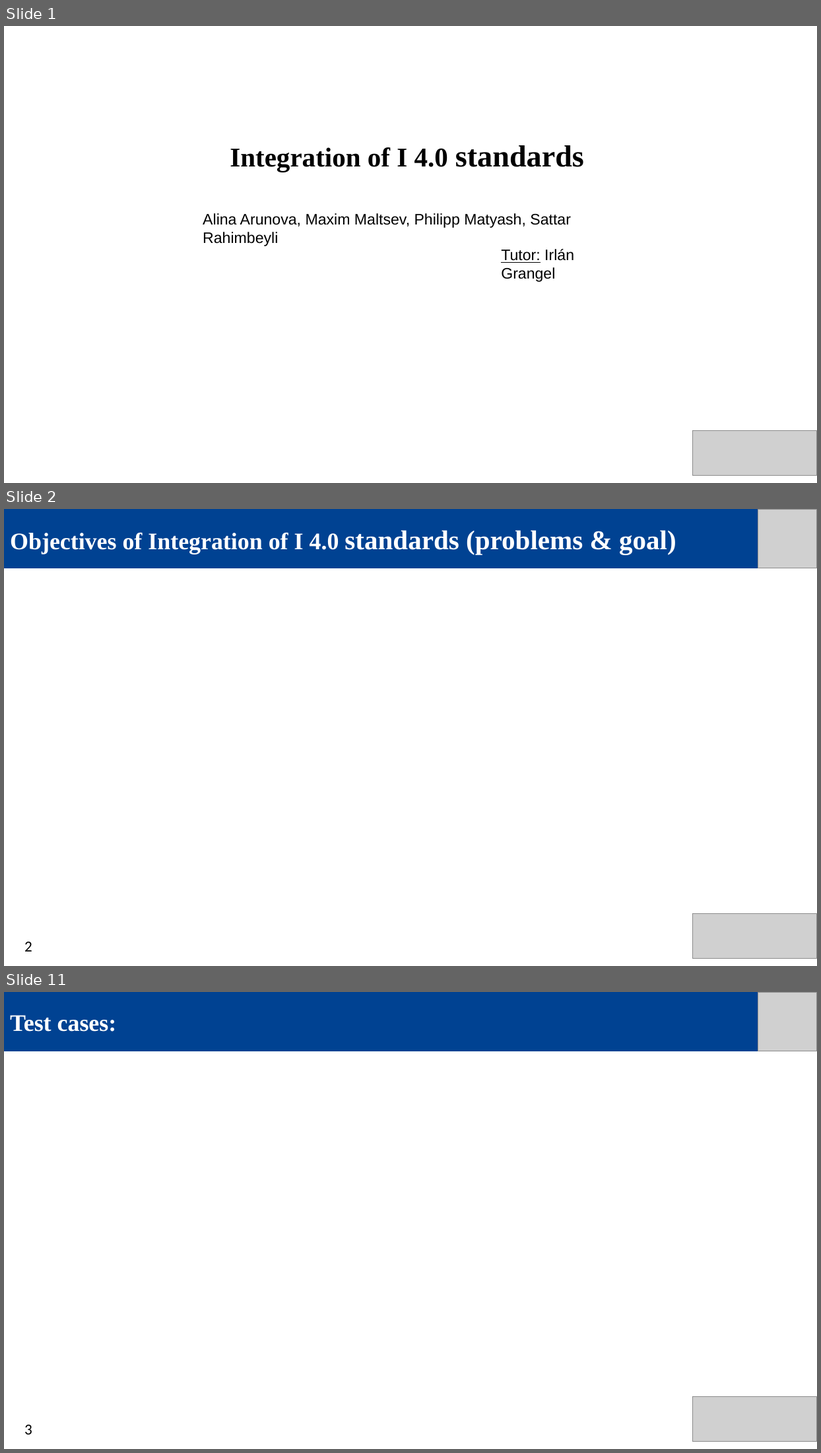
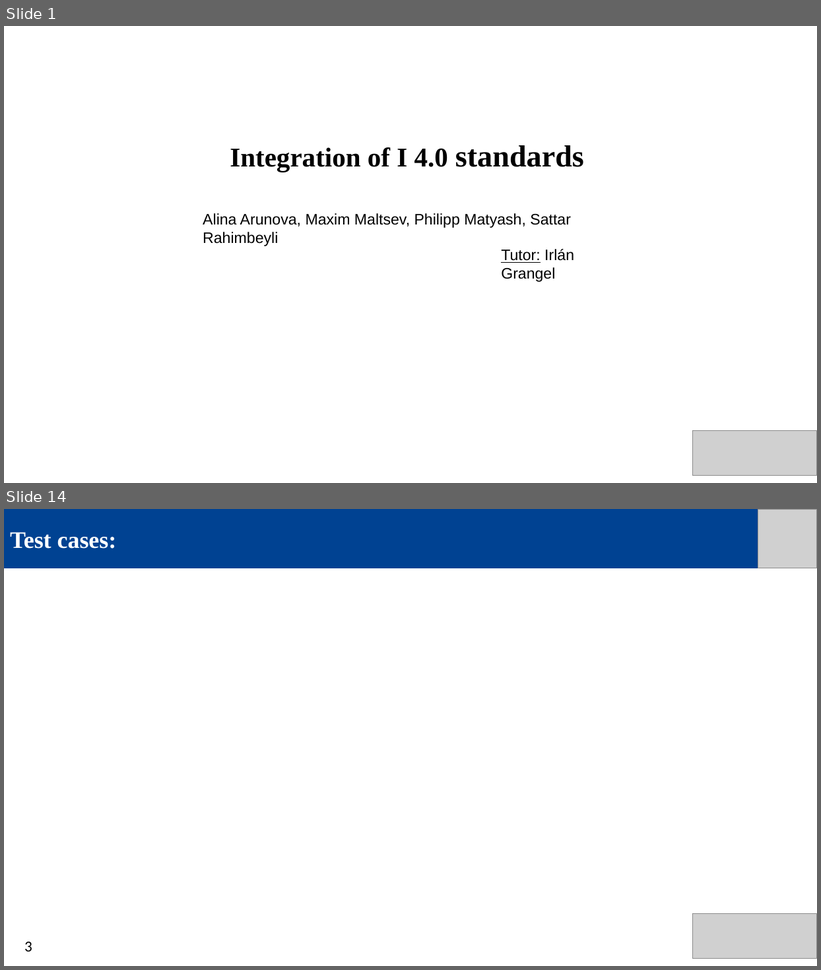
Before and after one commit to IntegrationI40StandardsSemLab/Integration-I4.0, a slide deck: Presentations/Final presentation/Final presentation.pptx. Shown one above the other, each under a label of ours: slides 1, 2 and 11 before the commit, slides 1 and 14 after it; the slides between them are not shown. The pictures are 821x1453 and 821x970 pixels, drawn with LibreOffice and Linux fonts; fonts in the diff are those of the drawing; grey boxes stand for pictures. Boxes give left, top, right and bottom in pixels: in the first picture for what was removed or moved away, otherwise in the second. Text is boxed around its words. In the diff, an @@ line names an element or a change of style, - is before the commit and + after.

```diff
--- a/Presentations/Final presentation/Final presentation.pptx
+++ b/Presentations/Final presentation/Final presentation.pptx
@@ slide 2 removed at (4, 509, 817, 966), background #FFFFFF @@
@@ rectangle removed at (4, 509, 758, 568) @@
-Objectives of Integration of I 4.0 standards (problems & goal)
@@ picture removed at (758, 509, 817, 568) @@
@@ picture removed at (692, 914, 817, 958) @@
@@ text removed at (24, 942, 32, 952) @@
-2
@@ what was slide 11 is now slide 14 @@
```
Also in this commit, not shown: 3 slides changed, 9 slides added, 5 other slides removed, 1 other file.
